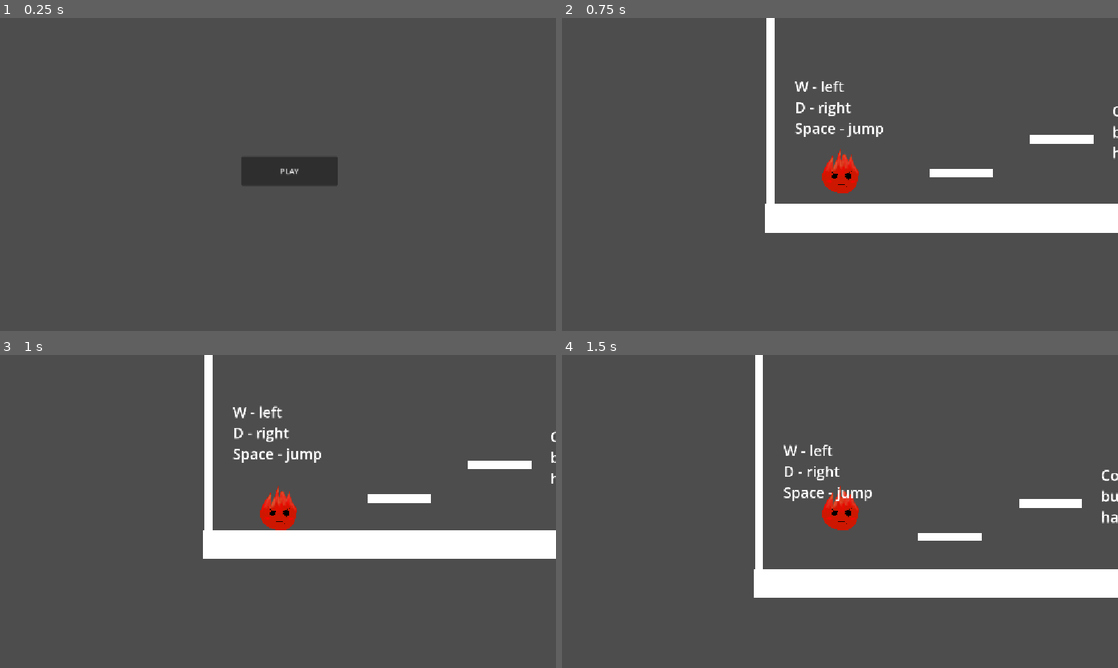
Above: before the commit, frames 1-4 (two rows, left to right).
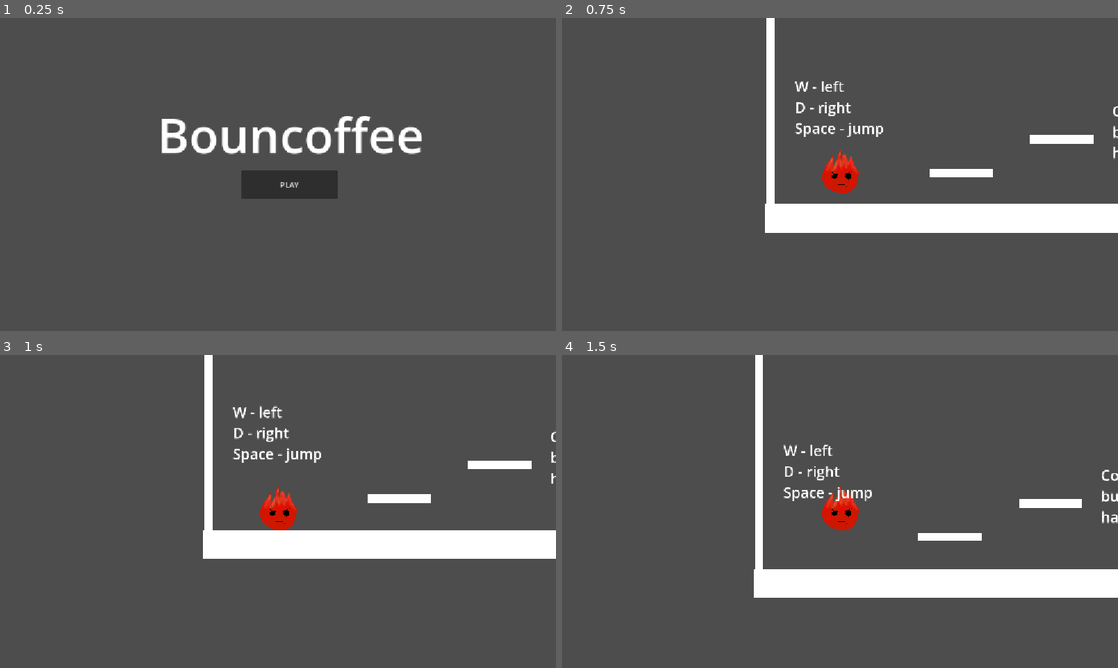
Above: after the commit, the same moments.

Repository: Gozittopl/HavenGameJam
Game: Godot game, scene res://scenes/Mainmenu.tscn
Two runs of this game, one before a commit and one after it. Both use one fixed random seed, a clock stepped at 60 frames per second and the inputs below.
Inputs:
- Up to frame 1 (0.25 s): no input
- Up to frame 2 (0.75 s): click "PLAY" at 0.5 s
- Up to frame 3 (1 s): no input
- Up to frame 4 (1.5 s): tap Enter (ui_accept) at 1.25 s; hold D (move_right) from 1.28 s (still down)

The runs differ from the first frame. In frame 1, 3.7% of the frame differs, in the area x 29-76%, y 31-58%; in frame 2, nothing differs; in frame 3, nothing differs; in frame 4, nothing differs.

Commit message:
Update Mainmenu.tscn

Diff:
--- a/scenes/Mainmenu.tscn
+++ b/scenes/Mainmenu.tscn
@@ -10,9 +10,18 @@
 [node name="PlayButton" type="Button" parent="." unique_id=366119069]
 layout_mode = 0
 offset_left = 500.0
-offset_top = 287.0
+offset_top = 315.0
 offset_right = 700.0
-offset_bottom = 347.0
+offset_bottom = 375.0
 text = "PLAY"
 
+[node name="Label" type="Label" parent="." unique_id=2090901701]
+layout_mode = 0
+offset_left = 326.0
+offset_top = 173.0
+offset_right = 878.0
+offset_bottom = 310.0
+theme_override_font_sizes/font_size = 100
+text = "Bouncoffee"
+
 [connection signal="pressed" from="PlayButton" to="." method="_on_play_button_pressed"]
